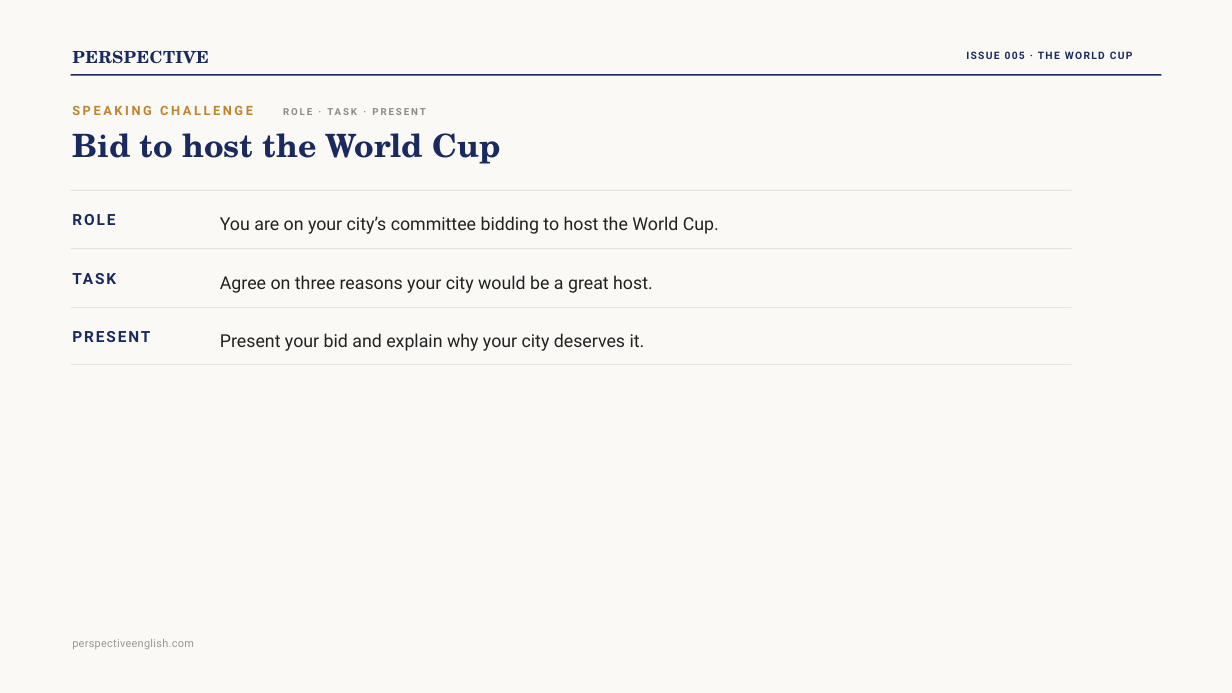
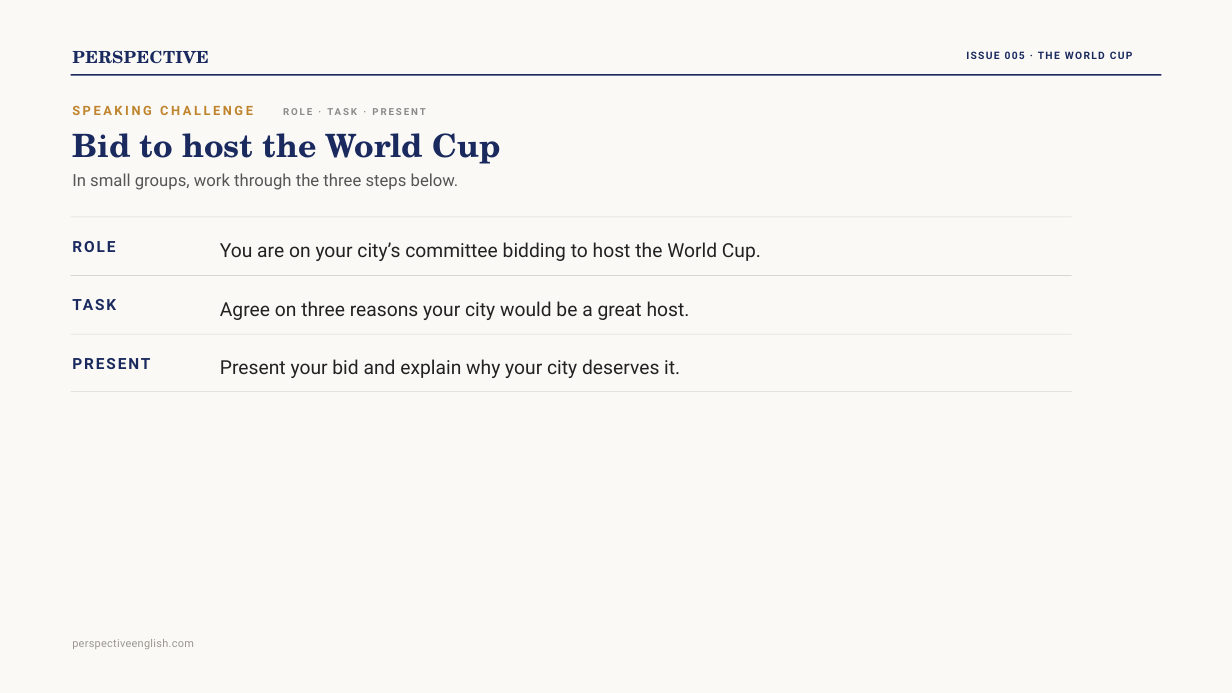
Before and after one commit to Swinka85/perspective-english, a slide deck: slide 14 of downloads/issue005-ppt.pptx. Drawn at 1232x693 pixels with LibreOffice and Linux fonts; fonts in the diff are those of the drawing. Boxes give left, top, right and bottom in pixels: in the first picture for what was removed or moved away, otherwise in the second. Text is boxed around its words. In the diff, an @@ line names an element or a change of style, - is before the commit and + after.

```diff
--- a/downloads/issue005-ppt.pptx
+++ b/downloads/issue005-ppt.pptx
@@ text added at bbox=[72, 173, 459, 190], 19.5 pt, text #555555 @@
+In small groups, work through the three steps below.
@@ 6 texts, 2 rectangles: place and size @@
-6 texts, 2 rectangles at bbox=[71, 190, 1072, 351]
+6 texts, 2 rectangles at bbox=[71, 217, 1072, 378]
@@ size 20.8 to 22.5 pt; line spacing 1.25 to 1.18 in 3 elements at bbox=[220, 242, 761, 261], bbox=[220, 359, 680, 378], bbox=[220, 301, 690, 320] @@
@@ rectangle: place and size @@
-rectangle at bbox=[71, 365, 1072, 365]
+rectangle at bbox=[71, 334, 1072, 334]
@@ rectangle: place and size @@
-rectangle at bbox=[71, 307, 1072, 308]
+rectangle at bbox=[71, 391, 1072, 392]
```
Also in this commit, not shown: 14 other slides changed, 5 other files.
